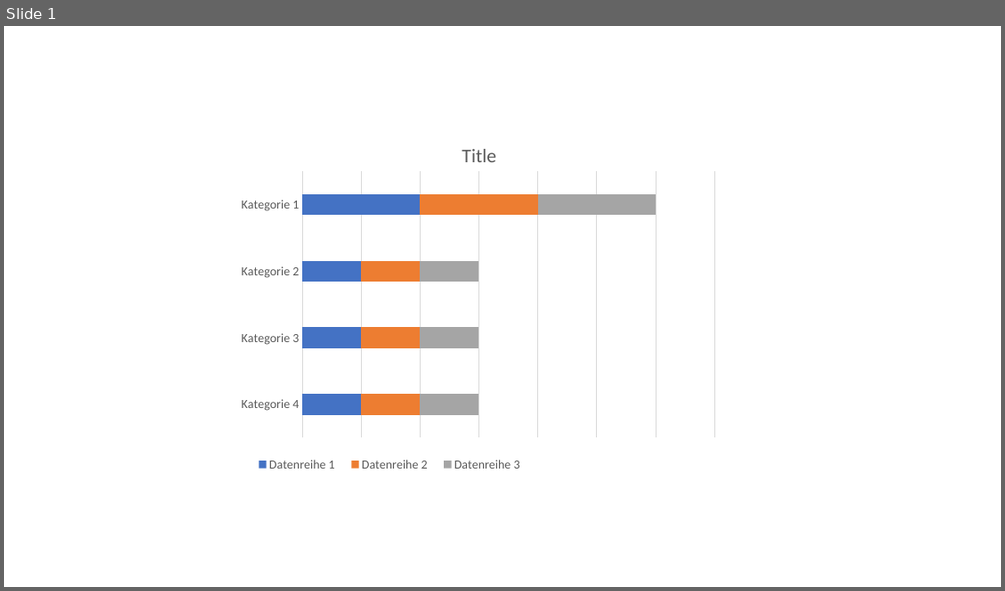
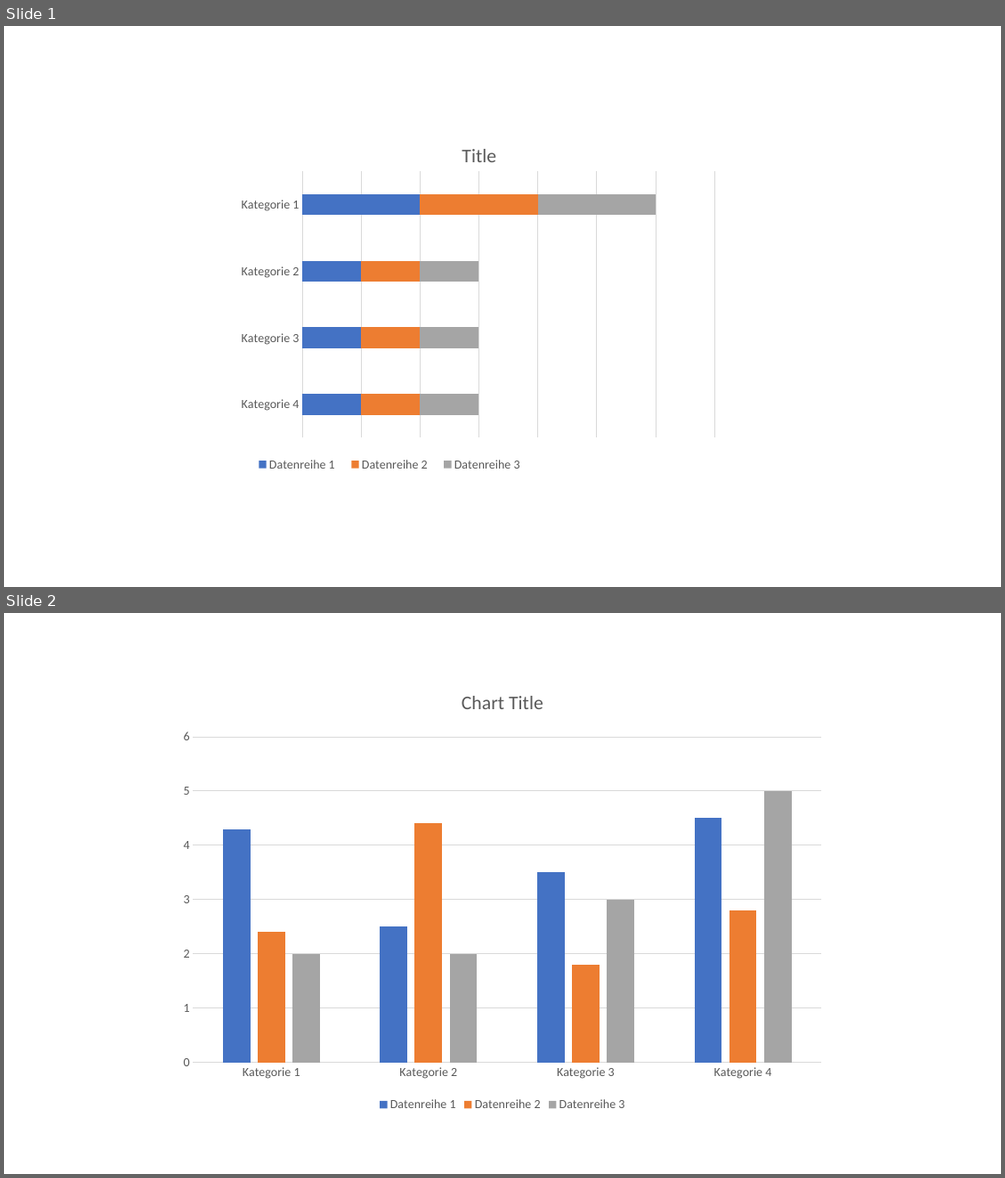
Before and after one commit to singerla/pptx-automizer, a slide deck: __tests__/pptx-templates/ChartBarsStacked.pptx. Shown one above the other, each under a label of ours: slide 1 before the commit, slides 1 and 2 after it. The pictures are 1005x591 and 1005x1178 pixels, drawn with LibreOffice and Linux fonts; fonts in the diff are those of the drawing. Boxes give left, top, right and bottom in pixels: in the first picture for what was removed or moved away, otherwise in the second. Text is boxed around its words. In the diff, an @@ line names an element or a change of style, - is before the commit and + after.

```diff
--- a/__tests__/pptx-templates/ChartBarsStacked.pptx
+++ b/__tests__/pptx-templates/ChartBarsStacked.pptx
@@ slide 2 added at [4,613,1001,1174], background #FFFFFF @@
@@ column chart added at [170,672,834,1116] @@
+categories: Kategorie 1, Kategorie 2, Kategorie 3, Kategorie 4
+Datenreihe 1: 4.3, 2.5, 3.5, 4.5
+Datenreihe 2: 2.4, 4.4, 1.8, 2.8
+Datenreihe 3: 2, 2, 3, 5
```
Also in this commit, not shown: 3 other files.
